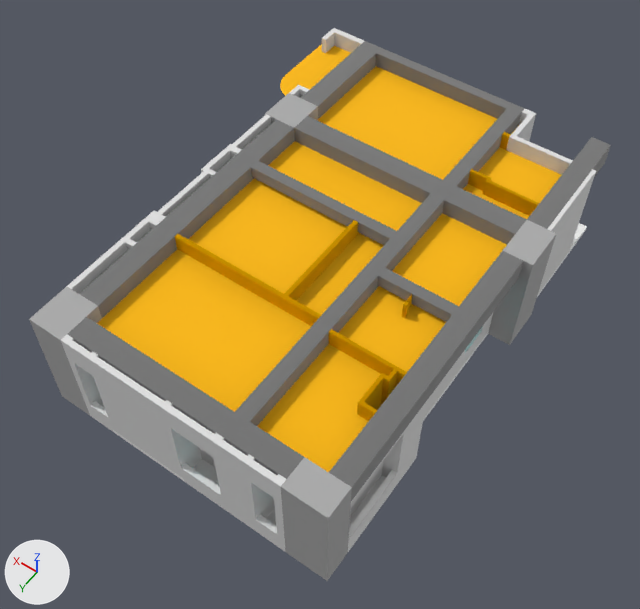
The glTF model LP_2BR.gltf as it was, and as the next commit left it.
The view is the same before and after, from a camera (50 mm lens) standing at (-4.0, 19.03, 19.22) and looking at (4.31, 7.4, 0.94). Arrows for +X, +Y and +Z are at lower left; the lights stay in place. The older version comes first. Vertices at exactly the same position are counted once.
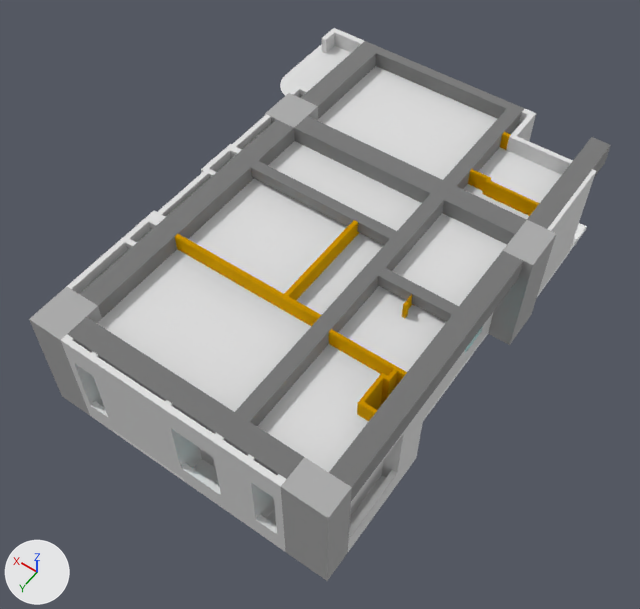
The change, as a diff of the scene's bpy script:
```diff
--- a/LP_2BR.gltf.py
+++ b/LP_2BR.gltf.py
@@ mat_custom__1___imported @@
 mat_custom__1___imported = principled_material('Custom (1) [imported]')
-mat_custom__1___imported.base_color = (1.0, 0.498, 0.0)  # yellow #ffbb00
+mat_custom__1___imported.base_color = (0.745, 0.745, 0.745)  # light grey #e0e0e0
 mat_custom__1___imported.roughness = 1.0
@@ me_mesh_83 @@
-me_mesh_83.from_pydata(...)  # 32 vertices, 31 faces; spans x 3.05..7.35, y 4.34..12.21, z 2.78
+me_mesh_83.from_pydata(...)  # 3 vertices, 1 face; spans x 2.65, y 7.07..7.13, z 2.78
+# me_mesh_83 part 1: the whole mesh is rebuilt
 me_mesh_83.materials.append(mat_custom__1___imported)
@@ me_mesh_84 @@
 # verts and faces of me_mesh_84; kept vertices keep their numbers, new ones are numbered from 6
-me_mesh_84.from_pydata(...)  # 6 vertices, 4 faces; spans x 0.65..2.65, y 3.04..3.74, z 2.78
+me_mesh_84.from_pydata(...)  # 4 vertices, 2 faces; spans x 2.65, y 7.07, z 2.78
+# me_mesh_84 part 2
+delete_vertices([*range(0, 6)])  # with the faces that use them
+# other edits to the shape of me_mesh_84 do not show in these pictures
 me_mesh_84.materials.append(mat_custom__1___imported)
@@ me_mesh_85 @@
-me_mesh_85.from_pydata(...)  # 8 vertices, 6 faces; spans x 3.05..7.35, y 0.18..3.74, z 2.78
+me_mesh_85.from_pydata(...)  # 32 vertices, 31 faces; spans x 3.05..7.35, y 4.34..12.21, z 2.78
+# me_mesh_85 part 3: the whole mesh is rebuilt
 me_mesh_85.materials.append(mat_custom__1___imported)
@@ me_mesh_86 @@
 # verts and faces of me_mesh_86; kept vertices keep their numbers, new ones are numbered from 8
-me_mesh_86.from_pydata(...)  # 8 vertices, 6 faces; spans x 0.65..2.65, y 1.29..3.05, z 2.78
+me_mesh_86.from_pydata(...)  # 4 vertices, 2 faces; spans x 3.05, y 6.23..7.87, z 2.78
+# me_mesh_86 part 4
+delete_vertices([*range(0, 8)])  # with the faces that use them
+# other edits to the shape of me_mesh_86 do not show in these pictures
 me_mesh_86.materials.append(mat_custom__1___imported)
@@ me_mesh_89 @@
-me_mesh_89.from_pydata(...)  # 12 vertices, 20 faces; spans x 7.5..8.25, y 7.04..8.84, z 2.5..3.25
-me_mesh_89.materials.append(mat_custom__7)  # light grey #e0e0e0
+me_mesh_89.from_pydata(...)  # 6 vertices, 4 faces; spans x 0.65..2.65, y 3.04..3.74, z 2.78
+# me_mesh_89 part 5: 6 vertices added at x 0.65..2.65, y 3.04..3.74, z 2.78
+# other edits to the shape of me_mesh_89 do not show in these pictures
+me_mesh_89.materials.append(mat_custom__1___imported)  # light grey #e0e0e0
@@ me_mesh_90 @@
-me_mesh_90.from_pydata(...)  # 12 vertices, 20 faces; spans x 7.5..8.35, y 10.04..11.84, z 2.5..3.25
-me_mesh_90.materials.append(mat_custom__7)  # light grey #e0e0e0
+me_mesh_90.from_pydata(...)  # 8 vertices, 6 faces; spans x 3.05..7.35, y 0.18..3.74, z 2.78
+# me_mesh_90 part 6: 8 vertices added at x 3.05..7.35, y 0.18..3.74, z 2.78
+# other edits to the shape of me_mesh_90 do not show in these pictures
+me_mesh_90.materials.append(mat_custom__1___imported)  # light grey #e0e0e0
@@ me_mesh_91 @@
-me_mesh_91.from_pydata(...)  # 12 vertices, 20 faces; spans x 6.551..7.153, y 12.363..13.016, z 2.5..3.25
-me_mesh_91.materials.append(mat_custom__7)  # light grey #e0e0e0
+me_mesh_91.from_pydata(...)  # 8 vertices, 6 faces; spans x 0.65..2.65, y 1.29..3.053, z 2.78
+# me_mesh_91 part 7: 8 vertices added at x 0.65..2.65, y 1.29..3.053, z 2.78
+# other edits to the shape of me_mesh_91 do not show in these pictures
+me_mesh_91.materials.append(mat_custom__1___imported)  # light grey #e0e0e0
@@ me_mesh_95 @@
-me_mesh_95.from_pydata(...)  # 25 vertices, 23 faces; spans x 7.95..9.29, y 0.0..3.0, z 2.78
-me_mesh_95.materials.append(mat_custom__1___imported)  # yellow #ffbb00
+me_mesh_95.from_pydata(...)  # 12 vertices, 20 faces; spans x 7.5..8.35, y 10.04..11.84, z 2.5..3.25
+# me_mesh_95 part 8: 25 vertices removed from x 7.95..9.29, y 0.0..3.0, z 2.78
+# other edits to the shape of me_mesh_95 do not show in these pictures
+me_mesh_95.materials.append(mat_custom__7)  # light grey #e0e0e0
```

Where the change shows, as pixel boxes (x1, y1, x2, y2) in the pictures (640 x 609 px):
'Mesh_85', recoloured (yellow to light grey)
    both: (97, 66, 497, 412)
'Mesh_83', recoloured (yellow to light grey)
    both: (97, 141, 422, 412)
'Mesh_90', recoloured (lighter)
    both: (317, 66, 497, 180)
'Mesh_81', recoloured (yellow to light grey)
    both: (338, 213, 507, 372)
'Mesh_82', recoloured (yellow to light grey)
    both: (257, 344, 380, 472)
'Mesh_91', recoloured, reshaped
    before: (67, 340, 93, 376)
    after: (479, 147, 561, 203)
'Mesh_95', recoloured (yellow to light grey)
    both: (280, 44, 351, 96)
'Mesh_86', recoloured (lighter)
    both: (478, 147, 561, 203)
'Mesh_100', now drawn
    after: (280, 44, 351, 96)
'Mesh_89', recoloured, reshaped
    before: (158, 171, 209, 217)
    after: (463, 184, 529, 219)
'Mesh_84', recoloured
    both: (463, 184, 529, 219)
part 1 of me_mesh_83, reshaped (yellow)
    before: (97, 141, 422, 412)
part 2 of me_mesh_84, deleted
    before: (463, 184, 529, 219)
part 3 of me_mesh_85, reshaped
    before: (317, 66, 497, 180)
    after: (97, 141, 422, 412)
part 4 of me_mesh_86, deleted
    before: (478, 147, 561, 203)
part 5 of me_mesh_89, added
    after: (463, 184, 529, 219)
part 6 of me_mesh_90, added
    after: (317, 66, 497, 180)
part 7 of me_mesh_91, added
    after: (479, 147, 561, 203)
part 8 of me_mesh_95, deleted (yellow)
    before: (280, 44, 351, 96)
